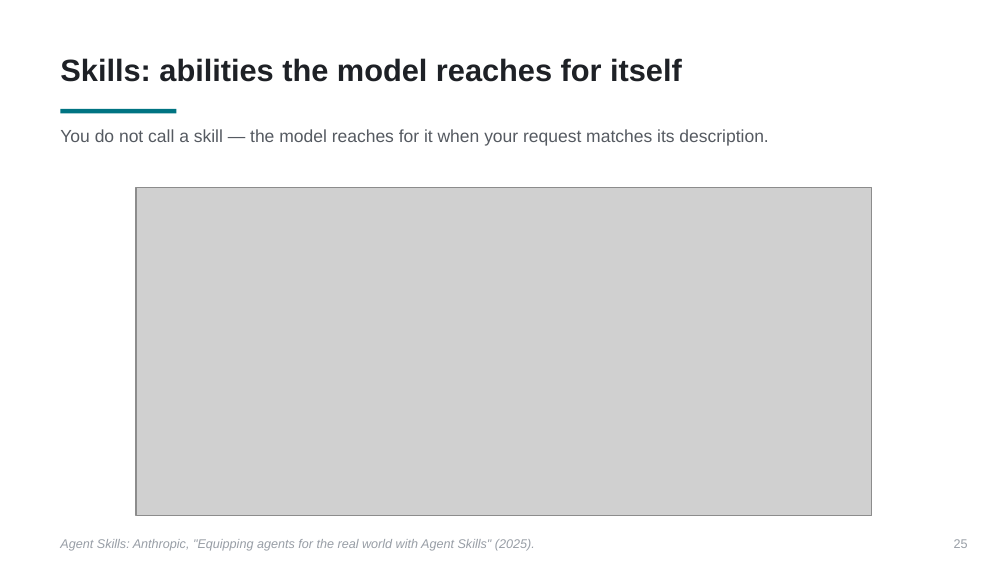
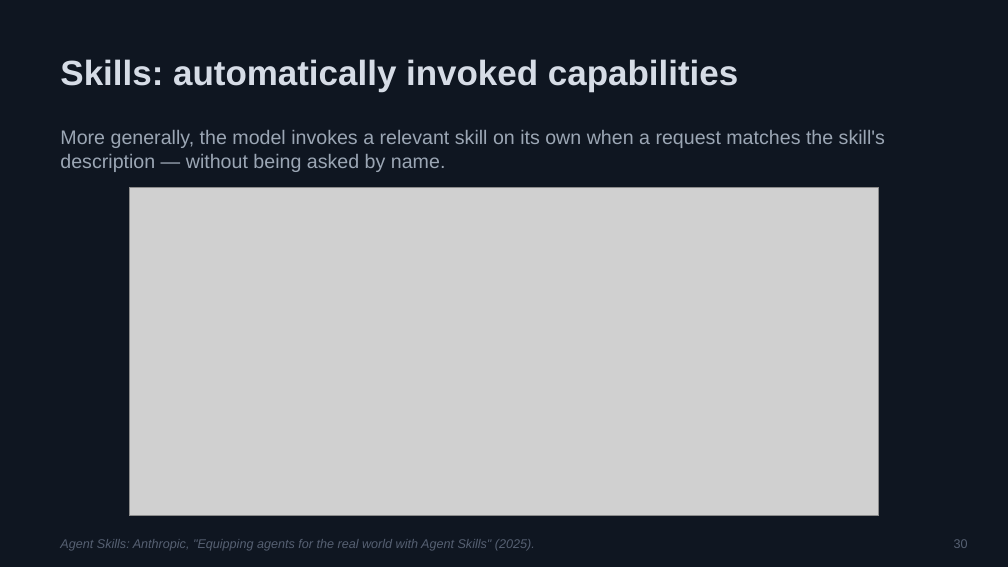
Before and after one commit to PursuitOfDataScience/uchicago-workshops, a slide deck: slide 30 of claude-code-tutorial/claude-code-tutorial.pptx (slide 25 before the commit). Drawn at 1008x567 pixels with LibreOffice and Linux fonts; fonts in the diff are those of the drawing; grey boxes stand for pictures. Boxes give left, top, right and bottom in pixels: in the first picture for what was removed or moved away, otherwise in the second. Text is boxed around its words. In the diff, an @@ line names an element or a change of style, - is before the commit and + after.

```diff
--- a/claude-code-tutorial/claude-code-tutorial.pptx
+++ b/claude-code-tutorial/claude-code-tutorial.pptx
@@ rectangle added at [0,0,1008,566], fill #0F1621 @@
@@ text at [60,59,738,92]: text changed; size 22 to 25 pt; text colour #1E2126 to #D6DCE6 @@
-Skills: abilities the model reaches for itself
+Skills: automatically invoked capabilities
@@ rectangle removed at [60,109,176,113] @@
@@ text at [60,130,885,172]: text changed; size 12.5 to 14 pt; text colour #555A61 to #9BA6B4 @@
-You do not call a skill — the model reaches for it when your request matches its description.
+More generally, the model invokes a relevant skill on its own when a request matches the skill's description — without being asked by name.
@@ picture: place and size @@
-picture at [136,187,872,516]
+picture at [129,187,878,516]
@@ text "Agent Skills: Anthropic, "Equipping agents ..." at [60,539,535,551]: text colour #989EA6 to #566072 @@
@@ text at [954,539,968,548]: text changed; text colour #989EA6 to #566072 @@
-25
+30
```
Also in this commit, not shown: 6 other slides changed, 35 slides added, 39 slides removed, 1 other file.
